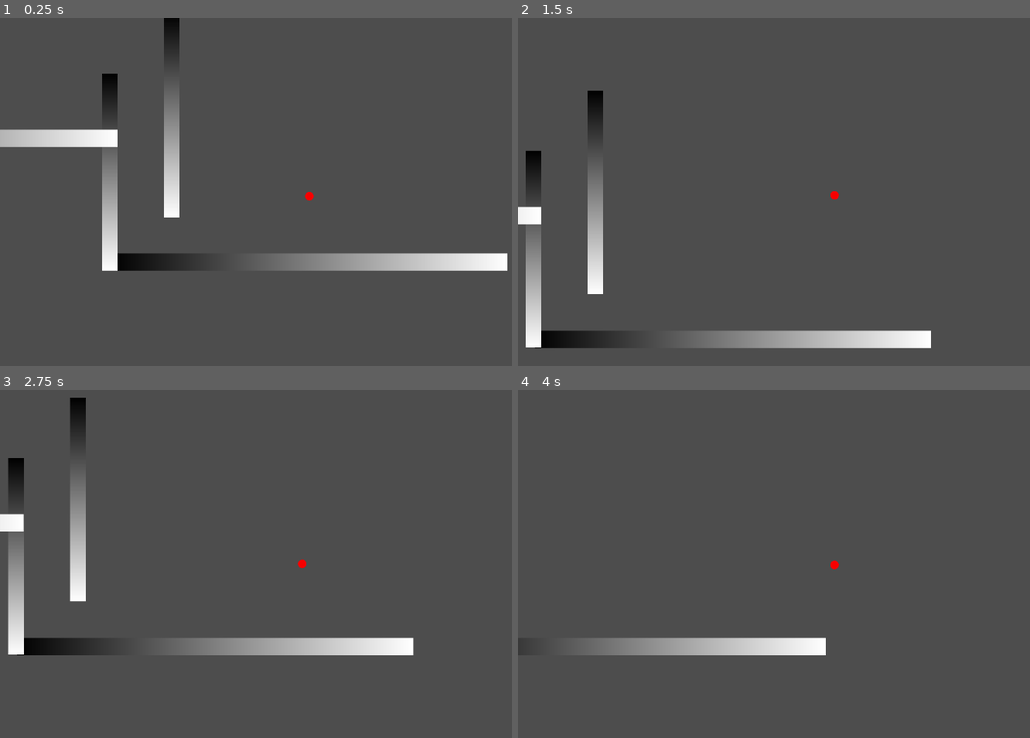
Above: before the commit, frames 1-4 (two rows, left to right).
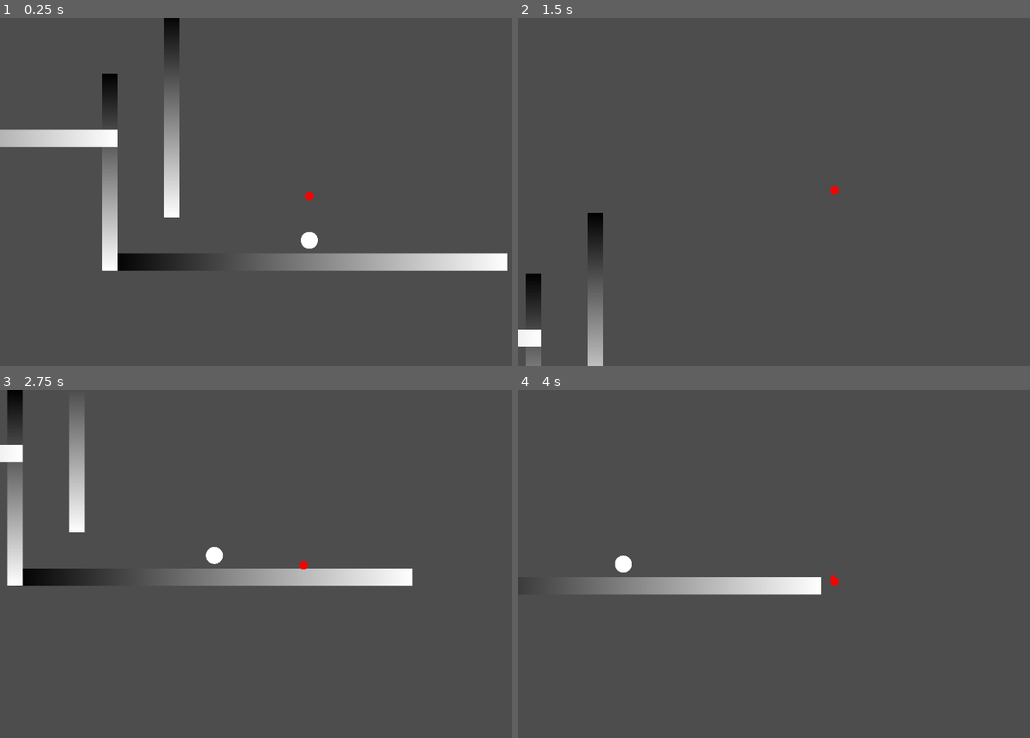
Above: after the commit, the same moments.

Repository: Verisran/EdiGameJam25
Game: Godot game, scene res://Level/game_root.tscn
Same seed, same stepped clock (60 frames per second), same inputs: the game is played once before the commit and once after it.
Inputs (mouse positions are in pixels of both pictures, inside the frame that each line leads up to):
- Up to frame 1 (0.25 s): no input
- Up to frame 2 (1.5 s): move the mouse to (963, 174) at 0.52 s; hold D (Right) from 0.53 s (still down); tap Space (Jump) at 0.6, 0.77, 1.07, 1.35 s; move the mouse to (702, 209) at 1.27 s
- Up to frame 3 (2.75 s): tap Space (Jump) at 1.52, 1.82, 2.1 s; move the mouse to (373, 487) at 2.02 s; release D (Right) at 2.03 s; hold A (Left) from 2.03 s (still down)
- Up to frame 4 (4 s): move the mouse to (794, 633) at 2.77 s; release A (Left) at 2.78 s; hold D (Right) from 2.78 s (still down); tap Space (Jump) at 2.85, 3.02, 3.32, 3.6, 3.77 s; move the mouse to (1014, 616) at 3.52 s

The runs differ from the first frame. In frame 1, 0.1% of the frame differs, in the area x 58-63%, y 61-67%; in frame 2, 6.7%; in frame 3, 10%, in the area x 0-81%, y 0-77%; in frame 4, 4.9%.

Commit message:
Added basic physics interactions [wip]

Diff:
--- /dev/null
+++ b/BaseNodes/BaseKinematic.gd
@@ -0,0 +1,12 @@
+extends CharacterBody2D
+class_name BaseKinematic
+
+enum PushType{NULL = 0, REPEL = 1, PULL = 2, AMPLIFY = 3}
+
+func impulse(vector: Vector2, strength: float, use_current_dir: bool = false)->void:
+	if(use_current_dir):
+		vector = velocity.normalized()
+	velocity += vector*strength
+
+func amplify(strength: float)->void:
+	velocity = velocity.normalized()*strength
--- /dev/null
+++ b/Bubbles/BasicBubble.tscn
@@ -0,0 +1,26 @@
+[gd_scene load_steps=5 format=3 uid="uid://fu244ak5fa8o"]
+
+[ext_resource type="Script" path="res://Bubbles/bubble_base.gd" id="1_yts1p"]
+
+[sub_resource type="CircleShape2D" id="CircleShape2D_03q0r"]
+radius = 25.0
+
+[sub_resource type="CircleShape2D" id="CircleShape2D_beypw"]
+radius = 17.0
+
+[sub_resource type="SphereMesh" id="SphereMesh_10hwh"]
+radius = 20.0
+height = 40.0
+radial_segments = 4
+rings = 8
+
+[node name="BubbleBase2" type="CharacterBody2D"]
+script = ExtResource("1_yts1p")
+shape = SubResource("CircleShape2D_03q0r")
+body_shape = SubResource("CircleShape2D_beypw")
+solid = true
+target_layers = Array[int]([1, 2, 8])
+push_strength = 750.0
+
+[node name="MeshInstance2D" type="MeshInstance2D" parent="."]
+mesh = SubResource("SphereMesh_10hwh")
--- a/Bubbles/bubble_base.gd
+++ b/Bubbles/bubble_base.gd
@@ -1,16 +1,55 @@
-extends Node2D
+extends BaseKinematic
 class_name BubbleBase
 
+@export var speed: float
+@export var direc: Vector2
+
 @export var shape: Shape2D
-@export var layers: PhysicsCast.TargetLayer
-@export var push_mode: bool = false
+@export var body_shape: Shape2D
+@export var solid: bool = false
+@export var target_layers: Array[PhysicsCast.TargetLayer]
+var layers: int = 0
+var collider: CollisionShape2D
+@export var push_mode: PushType
+@export var push_strength: float
+
+#movement
+
+func _ready() -> void:
+	for layer in target_layers:
+		layers += layer
+	if(solid):
+		collider = CollisionShape2D.new()
+		collider.shape = body_shape
+		add_child(collider)
+
 # Called every frame. 'delta' is the elapsed time since the previous frame.
 func _physics_process(delta: float)->void:
 	var result: Dictionary = PhysicsCast.shape(self, shape, layers)[0]
 	if(!result.is_empty()):
-		if(result.collider is Player):
-			on_collide(result.collider)
-		#print(result.collider)
+		if(result.collider is BaseKinematic):
+			on_collide_entity(result.collider)
+		if(result.collider is not BaseKinematic):
+			on_collide_world()
 
-func on_collide(target: Player)->void:
-	target.impulse(Vector2.UP, 200)
+func on_collide_entity(target: BaseKinematic)->void:
+	push(target)
+
+func on_collide_world()->void:
+	print("World Collide")
+
+func push(target: BaseKinematic)->void:
+	match push_mode:
+		PushType.REPEL:
+			var direc: Vector2 = (target.global_position - self.global_position).normalized()
+			target.impulse(direc, push_strength)
+		PushType.PULL:
+			pass
+		PushType.AMPLIFY:
+			pass
+			#target.impulse()
+
+func impulse(vector: Vector2, strength: float, use_current_dir: bool = false)->void:
+	if(use_current_dir):
+		vector = velocity.normalized()
+	velocity += vector*strength
--- a/Level/game_root.tscn
+++ b/Level/game_root.tscn
@@ -1,7 +1,7 @@
-[gd_scene load_steps=12 format=3 uid="uid://be8uwg3djjkpy"]
+[gd_scene load_steps=11 format=3 uid="uid://be8uwg3djjkpy"]
 
 [ext_resource type="PackedScene" uid="uid://cjmis435pqcrb" path="res://Player/Player.tscn" id="1_5r0le"]
-[ext_resource type="Script" path="res://Bubbles/bubble_base.gd" id="2_xdtgb"]
+[ext_resource type="PackedScene" uid="uid://fu244ak5fa8o" path="res://Bubbles/BasicBubble.tscn" id="2_8ke5u"]
 
 [sub_resource type="PhysicsMaterial" id="PhysicsMaterial_pay3r"]
 
@@ -23,9 +23,6 @@
 
 [sub_resource type="RectangleShape2D" id="RectangleShape2D_gbjwt"]
 size = Vector2(932, 40)
-
-[sub_resource type="CircleShape2D" id="CircleShape2D_sgim4"]
-radius = 20.0
 
 [node name="GameRoot" type="Node"]
 
@@ -86,8 +83,7 @@
 [node name="CharacterBody2D" parent="." instance=ExtResource("1_5r0le")]
 collision_layer = 2
 
-[node name="BubbleBase" type="Node2D" parent="."]
-position = Vector2(0, 135)
-script = ExtResource("2_xdtgb")
-shape = SubResource("CircleShape2D_sgim4")
-layers = 2
+[node name="BubbleBase3" parent="." instance=ExtResource("2_8ke5u")]
+position = Vector2(0, 125)
+push_mode = 1
+push_strength = 500.0
--- a/Player/PlayerControl.gd
+++ b/Player/PlayerControl.gd
@@ -1,4 +1,4 @@
-extends CharacterBody2D
+extends BaseKinematic
 class_name Player
 
 @onready var camera: Camera2D = $SmoothCam/Camera2D
@@ -14,7 +14,7 @@
 @export var speed_accel: float = 0.8
 @export var speed_decel: float = 0.25:
 	get:
-		if(!move_dir and !is_on_floor()):
+		if(!move_dir):
 			return speed_decel * 0.1
 		return speed_decel
 @export var wall_vector: Vector2 = Vector2.ZERO
@@ -92,7 +92,12 @@
 	else:
 		grav_multiplier = 1
 
-func impulse(vector: Vector2, strength: float)->void:
+func impulse(vector: Vector2, strength: float, use_current_dir: bool = false)->void:
+	if(use_current_dir):
+		vector = velocity.normalized()
 	velocity += vector*strength
 	if(!is_on_floor()):
 		grav_multiplier = 1
+
+func amplify(strength: float)->void:
+	velocity = velocity.normalized()*strength
